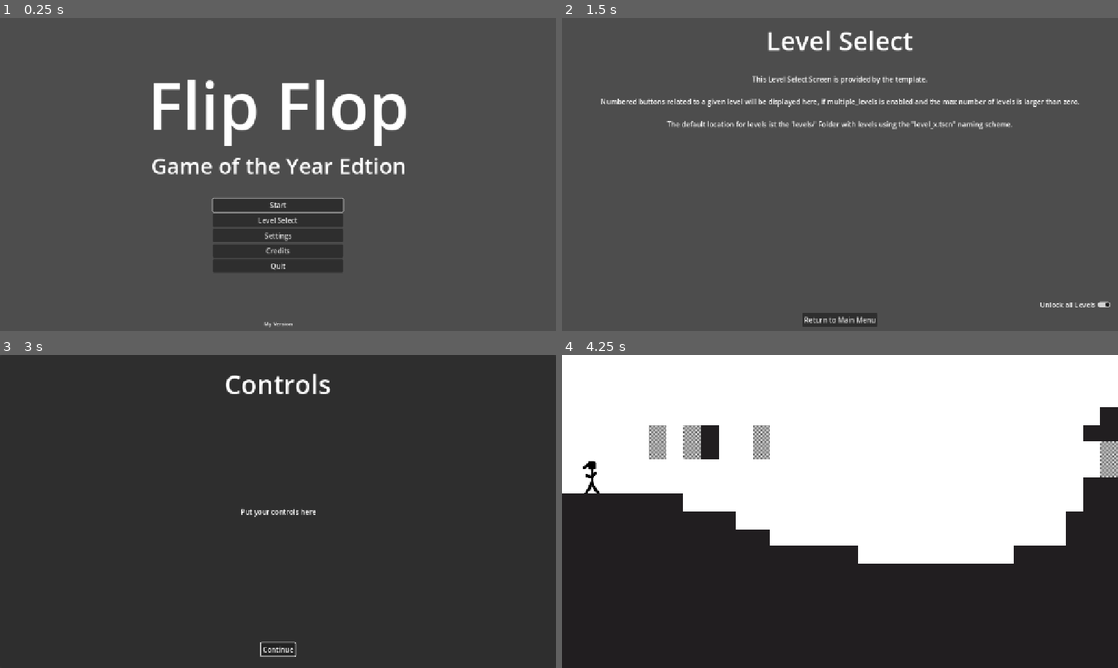
Above: before the commit, frames 1-4 (two rows, left to right).
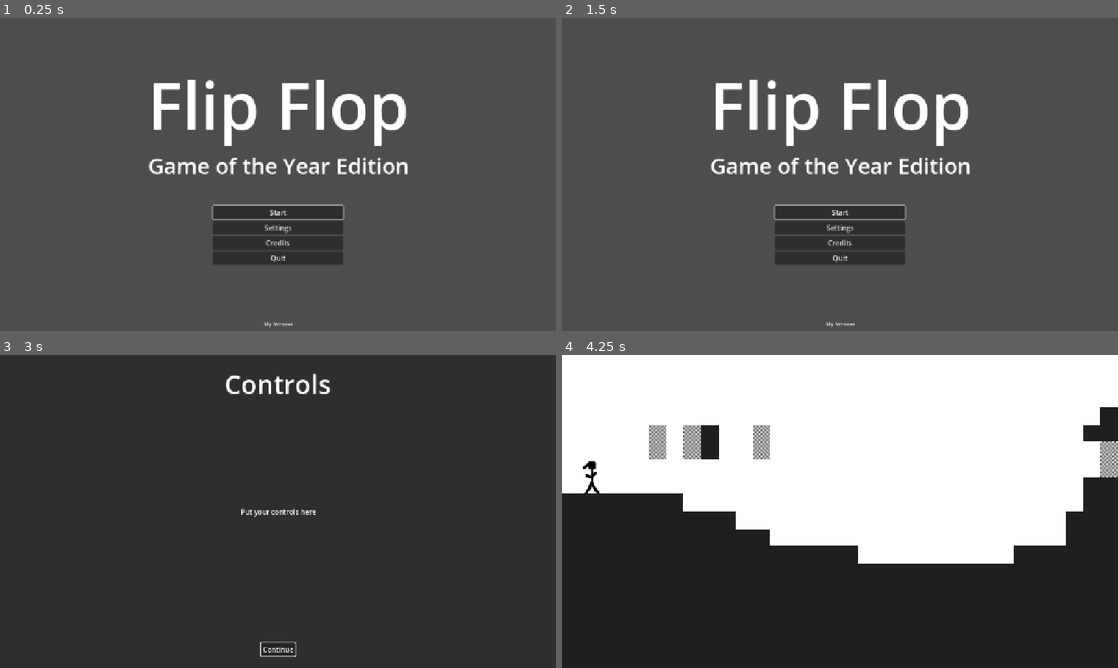
Above: after the commit, the same moments.

Repository: KIT-GameJam/FlipFlop
Game: Godot game, scene res://core/gamemanager.tscn
Two runs of this game, one before a commit and one after it. Both use one fixed random seed, a clock stepped at 60 frames per second and the inputs below.
Inputs (mouse positions are in pixels of both pictures, inside the frame that each line leads up to):
- Up to frame 1 (0.25 s): no input
- Up to frame 2 (1.5 s): click (840, 221) at 0.5 s, where only the run before the commit has a clickable "Level Select"; click (1073, 305) at 1.25 s, where only the run before the commit has a clickable "Unlock all Levels"
- Up to frame 3 (3 s): click (278, 655) at 2 s, where only the run before the commit has a clickable "Return to Main Menu"; click "Start" at 2.75 s
- Up to frame 4 (4.25 s): click "Continue" at 3.5 s

The runs differ from the first frame. In frame 1, 3.4% of the frame differs, in the area x 26-74%, y 44-82%; in frame 2, 11%, in the area x 7-99%, y 4-99%; in frame 3, less than 0.1%; in frame 4, nothing differs.

Commit message:
Remove level selection

Diff:
--- a/core/gamemanager.gd
+++ b/core/gamemanager.gd
@@ -6,28 +6,15 @@
 ## Whether the mouse should be captured while in a level
 @export var is_mouse_captured_in_level: bool = true
 
-@export_subgroup("Level Loading")
-## Whether your game contains multiple levels.
-## Uncheck if you only have one "Level" in your game
-## If disabled, no level select option will be given in the title screen
-@export var has_multiple_levels: bool = true
-## The number of the highest level. For 1 Level this is 1
-@export var max_level: int = 0
-## Formatable Strig pointing to
-@export var level_location = "res://levels/level_%s.tscn"
-
 @onready var pause_menu: Control = %PauseMenu
 @onready var menu_layer: CanvasLayer = %MenuLayer
 
 var level = 0
-var completed_levels: Array[bool] = []
 var current_level_node: Node
 
 func _ready() -> void:
 	Global.set_game_manager(self)
 	DebugGlobal.debug_label = %DebugLabel
-	for i in range(max_level):
-		completed_levels.append(false)
 
 	# Settings
 	var user_settings = UserDefinedSettings.new()
@@ -78,46 +65,16 @@
 
 	InputManager.set_is_in_game(true)
 	var next_level: Node = main_level.instantiate()
-	if next_level.has_signal("win"):
-		next_level.win.connect(_next_level)
 	if next_level.has_signal("reset"):
 		next_level.reset.connect(_reload_current_level)
 	add_child(next_level)
 	current_level_node = next_level
 
 
-func _next_level() -> void:
-	_unload_current_level()
-
-	if level < max_level and max_level > 0:
-		InputManager.set_is_in_game(true)
-		level += 1
-		_show_level(level)
-		completed_levels[level - 1] = true
-	else:
-		_show_win_screen()
-
-func _show_level(level_nr: int) -> void:
-	# Clean up previous level if it exists (when coming from level select)
-	_unload_current_level()
-
-	InputManager.set_is_in_game(true)
-	level = level_nr
-	var next_level = load(level_location % str(level)).instantiate()
-	if next_level.has_signal("win"):
-		next_level.win.connect(_next_level)
-	if next_level.has_signal("reset"):
-		next_level.reset.connect(_reload_current_level)
-	add_child(next_level)
-	current_level_node = next_level
-
 func _reload_current_level() -> void:
 	_unload_current_level()
 
-	if has_multiple_levels:
-		_show_level(level)
-	else:
-		_show_main_level()
+	_show_main_level()
 #endregion
 
 #region Showing Different GUI views
@@ -139,18 +96,9 @@
 	var title_screen: Node = load("res://ui/screens/title-screen/title_screen.tscn").instantiate()
 	title_screen.start_game.connect(_start_game)
 	title_screen.show_credits.connect(_show_credits)
-	title_screen.show_level_select.connect(_show_level_select)
 	title_screen.show_settings_screen.connect(_show_settings_screen)
 	title_screen.quit.connect(_quit_game)
-	title_screen.show_levels(has_multiple_levels)
 	menu_layer.add_child(title_screen)
-
-func _show_level_select() -> void:
-	var level_select: Node = load("res://ui/screens/level-select-screen/level_select.tscn").instantiate()
-	level_select.start_level.connect(_show_level)
-	level_select.exit.connect(_show_title_screen)
-	level_select.init_buttons(max_level, completed_levels)
-	menu_layer.add_child(level_select)
 
 func _show_settings_screen() -> void:
 	var settings_screen: Node = load("res://ui/screens/settings-screen/settings_screen.tscn").instantiate()
@@ -159,10 +107,7 @@
 
 func _show_controls() -> void:
 	var controls: Node = load("res://ui/screens/control-screen/control_screen.tscn").instantiate()
-	if not main_level:
-		controls.tree_exited.connect(_next_level)
-	else:
-		controls.tree_exited.connect(_show_main_level)
+	controls.tree_exited.connect(_show_main_level)
 	menu_layer.add_child(controls)
 
 func _return_to_title_screen() -> void:
--- a/ui/screens/level-select-screen/level_button.gd
+++ /dev/null
@@ -1,11 +0,0 @@
-class_name LevelButton
-extends Button
-
-var level_nr: int
-signal select_level(level_nr: int)
-
-func _ready() -> void:
-	text = str(level_nr)
-
-func _on_pressed() -> void:
-	select_level.emit(level_nr)
--- a/ui/screens/level-select-screen/level_button.tscn
+++ /dev/null
@@ -1,12 +0,0 @@
-[gd_scene format=3 uid="uid://ccrodv5x16nay"]
-
-[ext_resource type="Script" uid="uid://dwav7d4amw8yu" path="res://ui/screens/level-select-screen/level_button.gd" id="1_ej8yx"]
-
-[node name="LevelButton" type="Button" unique_id=923151870]
-custom_minimum_size = Vector2(90, 90)
-offset_right = 8.0
-offset_bottom = 8.0
-theme_override_font_sizes/font_size = 56
-script = ExtResource("1_ej8yx")
-
-[connection signal="pressed" from="." to="." method="_on_pressed"]
--- a/ui/screens/level-select-screen/level_select.gd
+++ /dev/null
@@ -1,43 +0,0 @@
-extends Control
-
-@export var buttonContainer: Container
-
-var level_buttons: Array[Button] = []
-var completed_levels: Array[bool] = []
-
-signal start_level(level_nr: int)
-signal test_level()
-signal exit()
-
-func init_buttons(max_level: int, completed_level_information: Array[bool]) -> void:
-	if max_level > 0:
-		$VBoxContainer/Label.visible = false
-
-	completed_levels = completed_level_information
-	for i in range(max_level):
-		var b: LevelButton = load("res://ui/screens/level-select-screen/level_button.tscn").instantiate()
-		b.level_nr = i + 1
-		b.select_level.connect(_level_button_pressed)
-		b.disabled = not completed_levels[i]
-		level_buttons.append(b)
-		buttonContainer.add_child(b)
-
-func _level_button_pressed(level_nr: int) -> void:
-	print("Start Level ",level_nr)
-	start_level.emit(level_nr)
-	queue_free()
-
-func _return_to_title() -> void:
-	exit.emit()
-	queue_free()
-
-func _on_unlock_levels_toggled(toggled_on: bool) -> void:
-	for i in range(len(level_buttons)):
-		if toggled_on:
-			level_buttons[i].disabled = false
-		else:
-			level_buttons[i].disabled = !completed_levels[i]
-
-func _on_test_level_pressed() -> void:
-	test_level.emit()
-	queue_free()
--- a/ui/screens/level-select-screen/level_select.tscn
+++ /dev/null
@@ -1,66 +0,0 @@
-[gd_scene format=3 uid="uid://cv82k2twxie3n"]
-
-[ext_resource type="Theme" uid="uid://hheneshfv1b2" path="res://ui/themes/your_theme.tres" id="1_cpj7q"]
-[ext_resource type="Script" uid="uid://d2i8k7votngvg" path="res://ui/screens/level-select-screen/level_select.gd" id="2_lcog6"]
-
-[sub_resource type="LabelSettings" id="LabelSettings_mfdjd"]
-font_size = 60
-
-[node name="LevelSelect" type="MarginContainer" unique_id=1286521924 node_paths=PackedStringArray("buttonContainer")]
-anchors_preset = 15
-anchor_right = 1.0
-anchor_bottom = 1.0
-grow_horizontal = 2
-grow_vertical = 2
-theme = ExtResource("1_cpj7q")
-theme_override_constants/margin_left = 10
-theme_override_constants/margin_top = 10
-theme_override_constants/margin_right = 10
-theme_override_constants/margin_bottom = 10
-script = ExtResource("2_lcog6")
-buttonContainer = NodePath("VBoxContainer/HFlowContainer")
-
-[node name="VBoxContainer" type="VBoxContainer" parent="." unique_id=1716877818]
-layout_mode = 2
-
-[node name="LevelSelectTitle" type="Label" parent="VBoxContainer" unique_id=1290767086]
-custom_minimum_size = Vector2(731.345, 0)
-layout_mode = 2
-text = "Level Select"
-label_settings = SubResource("LabelSettings_mfdjd")
-horizontal_alignment = 1
-autowrap_mode = 2
-
-[node name="Spacer" type="Control" parent="VBoxContainer" unique_id=1769227168]
-custom_minimum_size = Vector2(0, 28)
-layout_mode = 2
-
-[node name="Label" type="Label" parent="VBoxContainer" unique_id=878866277]
-layout_mode = 2
-text = "This Level Select Screen is provided by the template.
-
-Numbered buttons related to a given level will be displayed here, if multiple_levels is enabled and the max number of levels is larger than zero.
-
-The default location for levels ist the 'levels/' Folder with levels using the \"level_x.tscn\" naming scheme."
-horizontal_alignment = 1
-
-[node name="HFlowContainer" type="HFlowContainer" parent="VBoxContainer" unique_id=2027526310]
-layout_mode = 2
-alignment = 1
-
-[node name="Control" type="HBoxContainer" parent="VBoxContainer" unique_id=1711230144]
-layout_mode = 2
-size_flags_vertical = 10
-
-[node name="UnlockLevels" type="CheckButton" parent="VBoxContainer/Control" unique_id=1583371876]
-layout_mode = 2
-size_flags_horizontal = 10
-text = "Unlock all Levels"
-
-[node name="Return" type="Button" parent="VBoxContainer" unique_id=2120122741]
-layout_mode = 2
-size_flags_horizontal = 4
-text = "Return to Main Menu"
-
-[connection signal="toggled" from="VBoxContainer/Control/UnlockLevels" to="." method="_on_unlock_levels_toggled"]
-[connection signal="pressed" from="VBoxContainer/Return" to="." method="_return_to_title"]
--- a/ui/screens/title-screen/title_screen.gd
+++ b/ui/screens/title-screen/title_screen.gd
@@ -2,7 +2,6 @@
 
 signal start_game()
 signal show_credits()
-signal show_level_select()
 signal show_settings_screen()
 signal quit()
 
@@ -17,10 +16,6 @@
 	show_credits.emit()
 	queue_free()
 
-func _on_level_select_pressed() -> void:
-	show_level_select.emit()
-	queue_free()
-
 func _on_options_pressed() -> void:
 	show_settings_screen.emit()
 	queue_free()
@@ -28,6 +23,3 @@
 func _on_quit_pressed():
 	quit.emit()
 	queue_free()
-
-func show_levels(b: bool) -> void:
-	$CenterContainer2/VBoxContainer/LevelSelect.visible = b
--- a/ui/screens/title-screen/title_screen.tscn
+++ b/ui/screens/title-screen/title_screen.tscn
@@ -48,7 +48,7 @@
 [node name="Label2" type="Label" parent="CenterContainer/VBoxContainer" unique_id=2117014839]
 custom_minimum_size = Vector2(731.345, 0)
 layout_mode = 2
-text = "Game of the Year Edtion"
+text = "Game of the Year Edition"
 label_settings = SubResource("LabelSettings_73xnf")
 horizontal_alignment = 1
 autowrap_mode = 2
@@ -71,11 +71,6 @@
 layout_mode = 2
 theme_override_font_sizes/font_size = 16
 text = "Start"
-
-[node name="LevelSelect" type="Button" parent="CenterContainer2/VBoxContainer" unique_id=1964255967]
-layout_mode = 2
-theme_override_font_sizes/font_size = 16
-text = "Level Select"
 
 [node name="Options" type="Button" parent="CenterContainer2/VBoxContainer" unique_id=1650158032]
 layout_mode = 2
@@ -110,7 +105,6 @@
 horizontal_alignment = 1
 
 [connection signal="pressed" from="CenterContainer2/VBoxContainer/Start" to="." method="_on_start_pressed"]
-[connection signal="pressed" from="CenterContainer2/VBoxContainer/LevelSelect" to="." method="_on_level_select_pressed"]
 [connection signal="pressed" from="CenterContainer2/VBoxContainer/Options" to="." method="_on_options_pressed"]
 [connection signal="pressed" from="CenterContainer2/VBoxContainer/Credit" to="." method="_on_credit_pressed"]
 [connection signal="pressed" from="CenterContainer2/VBoxContainer/Quit" to="." method="_on_quit_pressed"]
Not shown, removed: ui/screens/level-select-screen/level_button.gd.uid
Not shown, removed: ui/screens/level-select-screen/level_select.gd.uid
